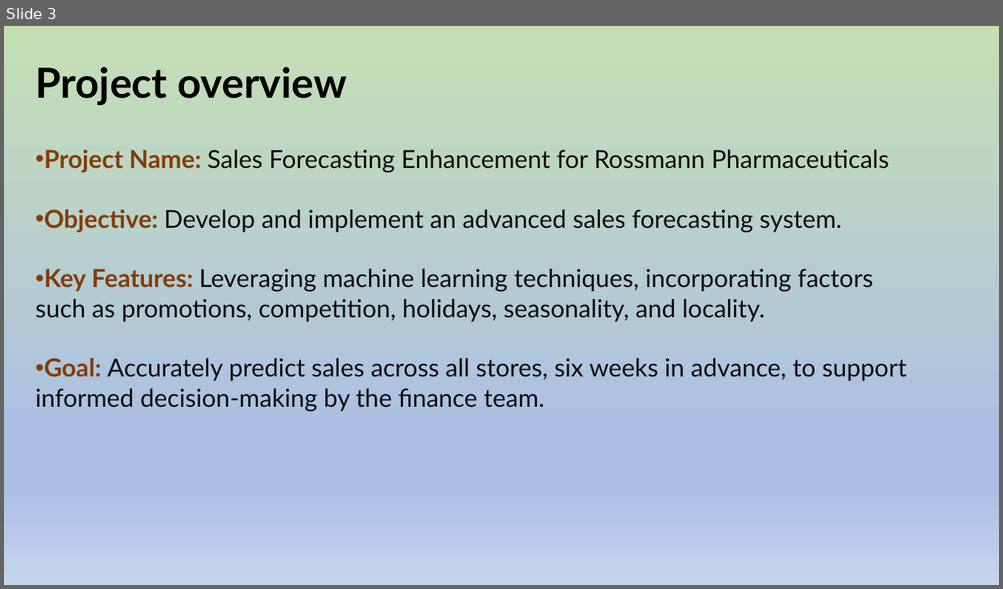
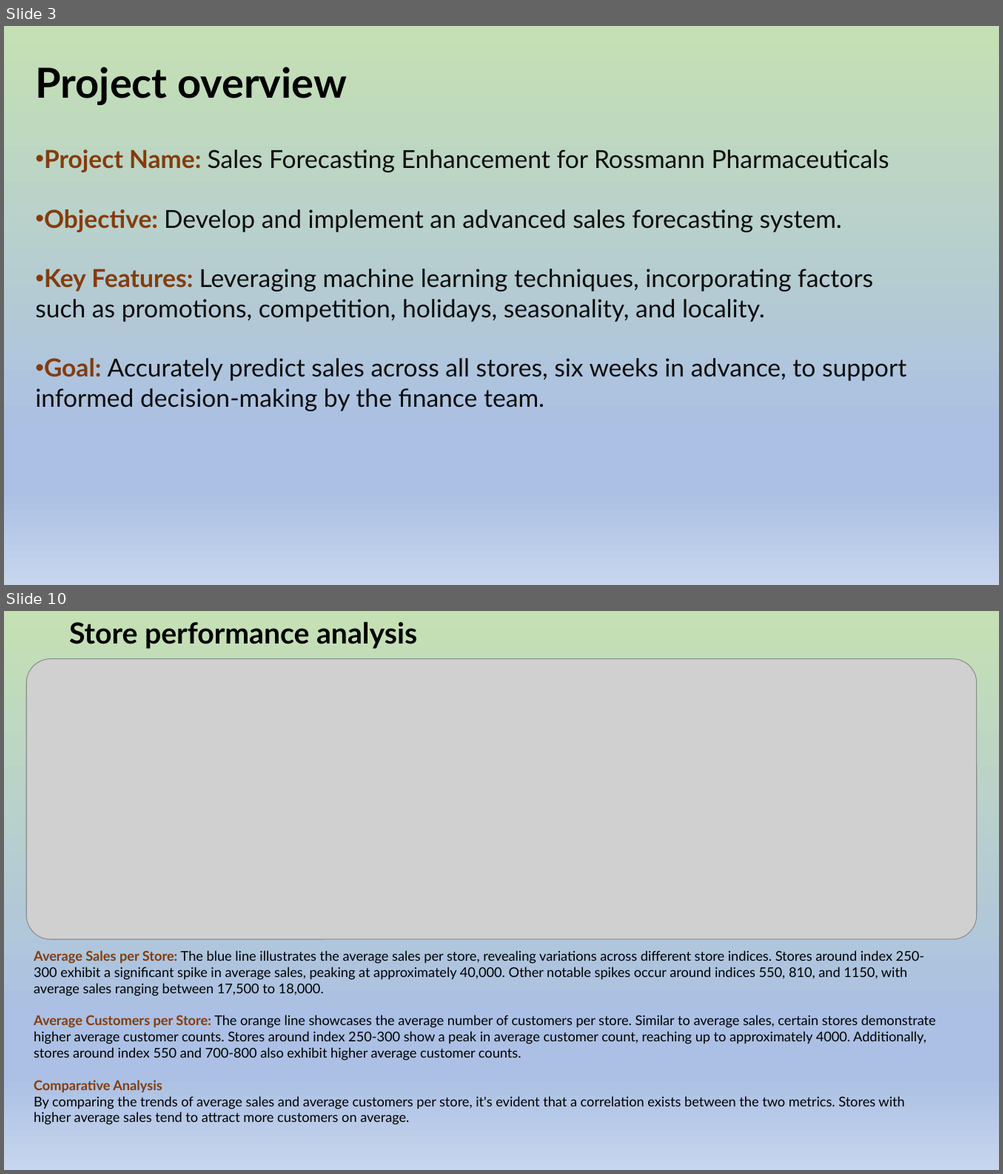
Before and after one commit to Hemamagam/Project-6--Pharmaceutical-Sale-Prediction-, a slide deck: Rossmman Sales Prediction-Project 6-Nexthike.pptx. Shown one above the other, each under a label of ours: slide 3 before the commit, slides 3 and 10 after it; the slides between them are not shown. The pictures are 1003x589 and 1003x1174 pixels, drawn with LibreOffice and Linux fonts; fonts in the diff are those of the drawing; grey boxes stand for pictures. Boxes give left, top, right and bottom in pixels: in the first picture for what was removed or moved away, otherwise in the second. Text is boxed around its words. In the diff, an @@ line names an element or a change of style, - is before the commit and + after.

Commit message:
Rossmann Sales prediction -PPT
Rossmann Sales prediction -PPT

```diff
--- a/Rossmman Sales Prediction-Project 6-Nexthike.pptx
+++ b/Rossmman Sales Prediction-Project 6-Nexthike.pptx
@@ slide 10 added at bbox=[4, 611, 999, 1170], background gradient #C5E0B4 to #ABC0E4 to #C7D5ED @@
@@ text added at bbox=[69, 622, 417, 649], 28 pt, text #000000, bold @@
+Store performance analysis
@@ picture added at bbox=[26, 659, 976, 940] @@
@@ text added at bbox=[34, 951, 936, 1125], 13 pt, text #000000 @@
+Average Sales per Store: The blue line illustrates the average sales per store, revealing variations across different store indices. Stores around index 250-300 exhibit a significant spike in average sales, peaking at approximately 40,000. Other notable spikes occur around indices 550, 810, and 1150, with average sales ranging between 17,500 to 18,000.
+Average Customers per Store: The orange line showcases the average number of customers per store. Similar to average sales, certain stores demonstrate higher average customer counts. Stores around index 250-300 show a peak in average customer count, reaching up to approximately 4000. Additionally, stores around index 550 and 700-800 also exhibit higher average customer counts.
+Comparative Analysis
+By comparing the trends of average sales and average customers per store, it's evident that a correlation exists between the two metrics. Stores with higher average sales tend to attract more customers on average.
```
Also in this commit, not shown: 2 slides changed, 9 other slides added, 3 slides removed.
